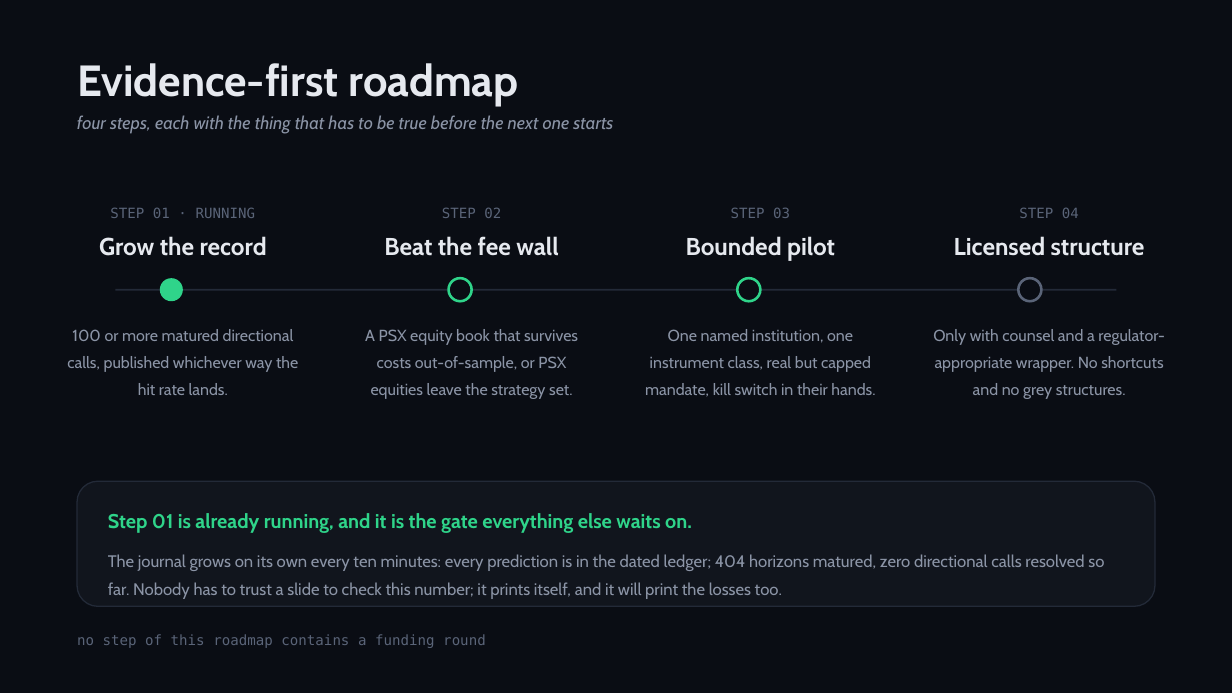
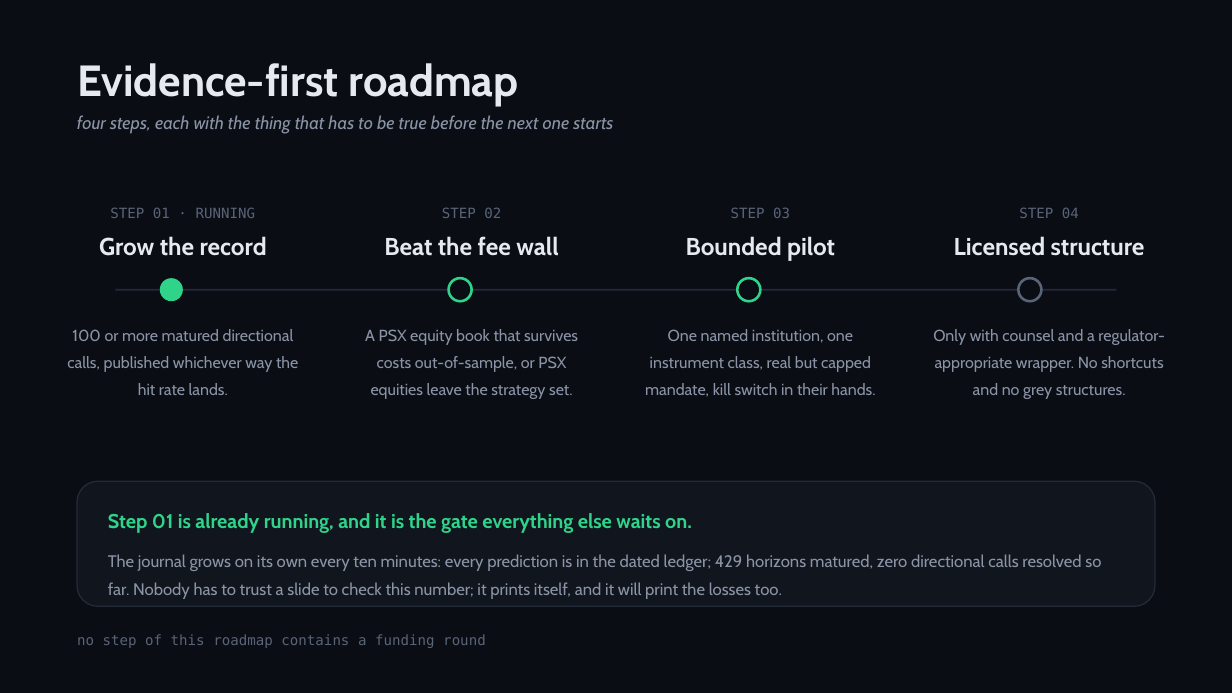
Before and after one commit to zhaider5142009-oss/kairos, a slide deck: slide 11 of docs/investors/KAIROS_Investor_Deck.pptx. Drawn at 1232x693 pixels with LibreOffice and Linux fonts; fonts in the diff are those of the drawing. Boxes give left, top, right and bottom in pixels: in the first picture for what was removed or moved away, otherwise in the second. Text is boxed around its words. In the diff, an @@ line names an element or a change of style, - is before the commit and + after.

```diff
--- a/docs/investors/KAIROS_Investor_Deck.pptx
+++ b/docs/investors/KAIROS_Investor_Deck.pptx
@@ text at (x1=108, y1=554, x2=1101, y2=599): text changed @@
-The journal grows on its own every ten minutes: every prediction is in the dated ledger; 404 horizons matured, zero directional calls resolved so far. Nobody has to trust a slide to check this number; it prints itself, and it will print the losses too.
+The journal grows on its own every ten minutes: every prediction is in the dated ledger; 429 horizons matured, zero directional calls resolved so far. Nobody has to trust a slide to check this number; it prints itself, and it will print the losses too.
```
Also in this commit, not shown: 3 other slides changed, 10 other files.
